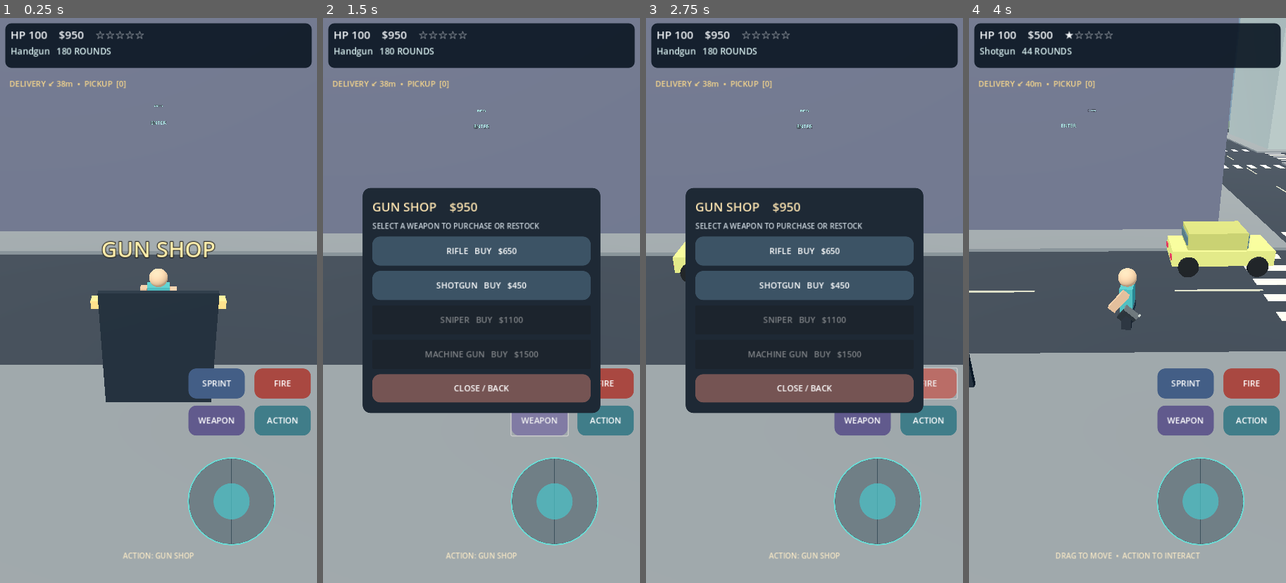
Above: before the commit, frames 1-4 (left to right).
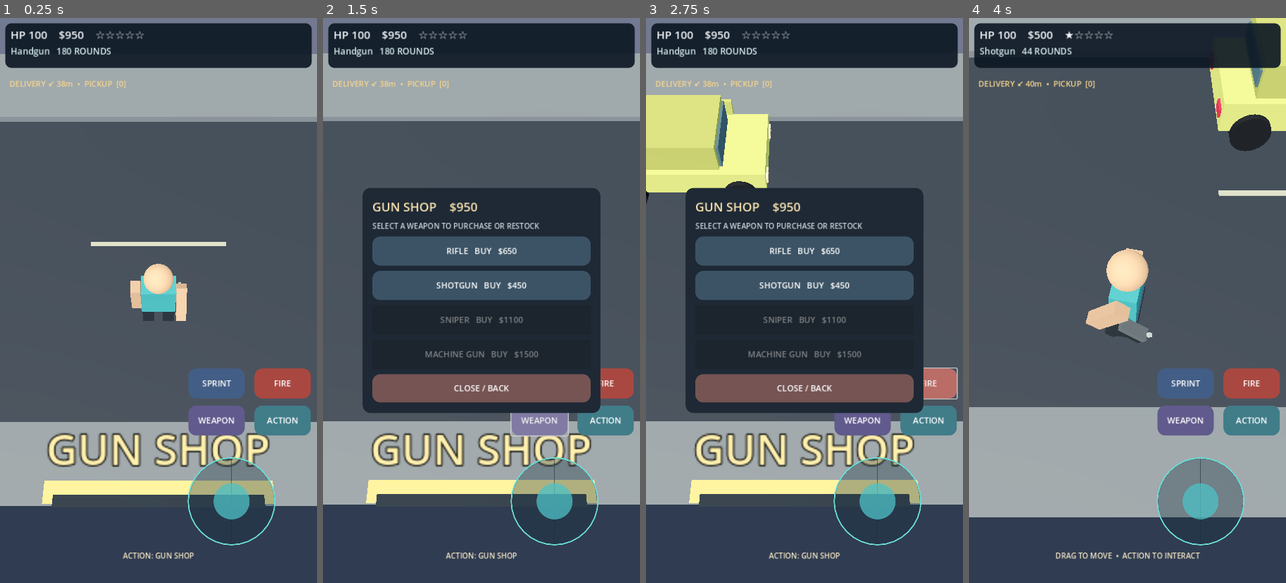
Above: after the commit, the same moments.

Repository: shejklgaia-png/Gt_a_like_game
Game: Godot game, scene res://scenes/main.tscn
Two runs of this game, one before a commit and one after it. Both use one fixed random seed, a clock stepped at 60 frames per second and the inputs below.
Inputs (mouse positions are in pixels of both pictures, inside the frame that each line leads up to):
- Up to frame 1 (0.25 s): no input
- Up to frame 2 (1.5 s): click "ACTION" at 0.5 s; click "WEAPON" at 1.25 s
- Up to frame 3 (2.75 s): click "FIRE" at 2 s
- Up to frame 4 (4 s): tap Enter at 2.75 s; move the mouse to (1197, 272) at 2.77 s; hold D 2.78-3.5 s; hold Shift 2.78-3.5 s; click (1197, 272) at 2.92 s; tap Space at 3.02, 3.32 s; tap E at 3.05 s; drag from (1064, 328) to (1111, 413) at 3.52 s

The runs differ from the first frame. In frame 1, 64% of the frame differs, in the area x 0-100%, y 6-100%; in frame 2, 45%; in frame 3, 46%; in frame 4, 54%.

Commit message:
Integrate orbit collision camera, precise per-weapon raycasts, damage FX, melee and carjack animation

Diff:
--- a/scripts/main.gd
+++ b/scripts/main.gd
@@ -4,6 +4,7 @@
 const HeroScript = preload("res://scripts/hero.gd")
 const InteriorScript = preload("res://scripts/interior.gd")
 const Shapes = preload("res://scripts/shape_factory.gd")
+const Fx = preload("res://scripts/combat_fx.gd")
 
 const WEAPONS := [
 	{"id": "Handgun", "price": 0, "damage": 25.0, "rate": 0.29, "range": 50.0, "ammo": 180},
@@ -40,6 +41,14 @@
 var mission_marker_label: Label3D
 var deliveries: int = 0
 var autosave_clock: float = 0.0
+var camera_yaw: float = 0.0
+var camera_pitch: float = deg_to_rad(64.0)
+var camera_distance: float = 9.1
+var camera_touch: int = -1
+var camera_mouse: bool = false
+var carjack_busy: bool = false
+var death_pending: bool = false
+var hurt_overlay: ColorRect
 
 var ui: Control
 var status_label: Label
@@ -80,11 +89,14 @@
 	camera.current = true
 	camera.far = 270.0
 	add_child(camera)
-	camera.position = hero.position + Vector3(0, 7, 12)
+	camera.position = hero.position + Vector3(0, 7.4, 4.1)
 	camera.look_at(hero.position + Vector3(0, 1.0, 0))
+	hero.damaged.connect(on_hero_damaged)
+	hero.died.connect(on_hero_died)
 	for person in city.people:
 		connect_actor(person)
 	load_game()
+	hero.equip_weapon(String(selected_gun()["id"]))
 	setup_ui()
 	make_mission_marker()
 	get_viewport().size_changed.connect(layout_ui)
@@ -121,28 +133,25 @@
 	if shop_panel != null and shop_panel.visible:
 		return
 	var motion := read_motion()
-	if indoors or car_driven == null:
-		hero.walk(motion, sprint_enabled or Input.is_key_pressed(KEY_SHIFT), camera, delta)
-	else:
-		car_driven.drive_input = motion
-		car_driven.nitro = sprint_enabled or Input.is_key_pressed(KEY_SHIFT)
-		hero.global_position = car_driven.global_position + Vector3(0, 2.0, 0)
-	if wanted > 0 and not indoors:
+	if not carjack_busy and not hero.dead:
+		if indoors or car_driven == null:
+			hero.walk(motion, sprint_enabled or Input.is_key_pressed(KEY_SHIFT), camera, delta)
+		else:
+			car_driven.drive_input = motion
+			car_driven.nitro = sprint_enabled or Input.is_key_pressed(KEY_SHIFT)
+			hero.global_position = car_driven.global_position + Vector3(0, 2.0, 0)
+	if wanted > 0 and not indoors and not hero.dead:
 		for officer_node in city.police_root.get_children():
 			var officer := officer_node as PocketActor
-			if not is_instance_valid(officer):
+			if not is_instance_valid(officer) or officer.dead:
 				continue
 			officer.engage = true
 			officer.chase_target = car_driven if car_driven != null else hero
 			var focus := car_driven.global_position if car_driven != null else hero.global_position
-			if officer.global_position.distance_to(focus) < 12.0 and officer.strike_cooldown <= 0.0:
-				officer.strike_cooldown = 1.7
-				hero.hurt(7.0 + float(wanted))
-				if hero.hp <= 0.0:
-					busted()
+			if officer.global_position.distance_to(focus) < 2.9:
+				officer.try_baton_attack(hero, 7.0 + float(wanted))
 			elif officer.global_position.distance_to(focus) > 95.0:
 				officer.queue_free()
-
 
 func _process(delta: float) -> void:
 	autosave_clock += delta
@@ -185,18 +194,39 @@
 
 func update_camera(delta: float) -> void:
 	var focus := hero.global_position
-	var desired := focus + Vector3(0, 7.2, 12.0)
-	if indoors:
-		desired = focus + Vector3(0.0, 11.0, 6.4)
-	elif car_driven != null:
+	if car_driven != null:
 		focus = car_driven.global_position
-		desired = focus + car_driven.global_transform.basis.z * 11.5 + Vector3(0, 6.3, 0)
-	camera.global_position = camera.global_position.lerp(desired, clampf(delta * (8.0 if indoors else 5.0), 0.0, 1.0))
-	camera.look_at(focus + Vector3(0, 1.1, 0), Vector3.UP)
+	var elevation := 0.95 if car_driven == null else 1.55
+	var look_at_position := focus + Vector3(0.0, elevation, 0.0)
+	var arm_distance := camera_distance * (1.17 if car_driven != null else 1.0)
+	var horizontal := cos(camera_pitch) * arm_distance
+	var offset := Vector3(sin(camera_yaw) * horizontal, sin(camera_pitch) * arm_distance, cos(camera_yaw) * horizontal)
+	var requested := look_at_position + offset
+	var params := PhysicsRayQueryParameters3D.create(look_at_position, requested)
+	params.exclude = [hero.get_rid()]
+	if is_instance_valid(car_driven):
+		params.exclude.append(car_driven.get_rid())
+	var obstruction := get_world_3d().direct_space_state.intersect_ray(params)
+	var obstructed := not obstruction.is_empty()
+	var destination := requested
+	if obstructed:
+		var point: Vector3 = obstruction["position"]
+		var direction := (requested - look_at_position).normalized()
+		destination = point - direction * 0.48
+		if destination.distance_to(look_at_position) < 1.25:
+			destination = look_at_position + direction * 1.25
+	var smooth := 14.0 if obstructed else (9.0 if indoors else 7.5)
+	camera.global_position = camera.global_position.lerp(destination, clampf(delta * smooth, 0.0, 1.0))
+	camera.look_at(look_at_position, Vector3.UP)
+
+
+func rotate_camera(relative: Vector2) -> void:
+	camera_yaw = wrapf(camera_yaw - relative.x * 0.008, -PI, PI)
+	camera_pitch = clampf(camera_pitch + relative.y * 0.0055, deg_to_rad(42.0), deg_to_rad(78.0))
 
 
 func shoot() -> void:
-	if indoors or shoot_clock > 0.0 or (shop_panel != null and shop_panel.visible):
+	if hero.dead or carjack_busy or shoot_clock > 0.0 or (shop_panel != null and shop_panel.visible):
 		return
 	var gun := selected_gun()
 	var gun_id: String = gun["id"]
@@ -204,68 +234,106 @@
 		return
 	shoot_clock = float(gun["rate"])
 	ammunition[gun_id] = int(ammunition.get(gun_id, 0)) - 1
-	var origin := hero.global_position + Vector3(0, 1.36, 0)
-	var forward := -hero.body_visual.global_transform.basis.z
-	if car_driven != null:
-		origin = car_driven.global_position + Vector3(0, 1.55, -0.4)
-		forward = -car_driven.global_transform.basis.z
+	var forward := -camera.global_transform.basis.z
 	forward.y = 0.0
 	forward = forward.normalized()
-	var best_actor: PocketActor
+	if forward.length_squared() < 0.2:
+		forward = Vector3.FORWARD
+	var origin := hero.muzzle.global_position
+	if car_driven != null:
+		origin = car_driven.global_position + Vector3(0, 1.6, 0) - car_driven.global_transform.basis.z * 2.25
+	else:
+		hero.face_direction(forward, 1.0)
+		hero.kick_recoil(0.55 if gun_id == "Shotgun" else 0.25)
+		origin = hero.muzzle.global_position
+	var aim := forward
 	var best_rank := INF
-	var max_range := float(gun["range"])
-	var potential: Array[Node] = city.person_root.get_children() + city.police_root.get_children()
-	for node in potential:
-		var a := node as PocketActor
-		if not is_instance_valid(a):
+	var cone_angle := deg_to_rad(4.0 if gun_id == "Sniper" else 12.0)
+	var actors: Array[Node] = city.person_root.get_children() + city.police_root.get_children() if not indoors else []
+	for item in actors:
+		var candidate := item as PocketActor
+		if not is_instance_valid(candidate) or candidate.dead:
 			continue
-		var to_actor := a.global_position + Vector3(0, 1.2, 0) - origin
-		var distance := to_actor.length()
-		if distance > max_range or distance < 0.4:
+		var toward := candidate.global_position + Vector3(0, 1.05, 0) - origin
+		var dist := toward.length()
+		if dist > float(gun["range"]) or dist < 0.5:
 			continue
-		var alignment := forward.dot(to_actor.normalized())
-		if alignment < (0.90 if gun_id == "Sniper" else 0.72):
+		var alignment := forward.dot(toward.normalized())
+		if alignment <= cos(cone_angle):
 			continue
-		var rank := distance * (1.0 + (1.0 - alignment) * 5.0)
+		var rank := dist * (1.0 + (1.0 - alignment) * 10.0)
 		if rank < best_rank:
 			best_rank = rank
-			best_actor = a
-	var shot_to := origin + forward * minf(max_range, 42.0)
-	if best_actor != null:
-		var aim := best_actor.global_position + Vector3(0, 1.0, 0)
-		var ray := PhysicsRayQueryParameters3D.create(origin, aim)
-		if car_driven != null:
-			ray.exclude = [car_driven.get_rid()]
-		else:
-			ray.exclude = [hero.get_rid()]
-		var hit := get_world_3d().direct_space_state.intersect_ray(ray)
-		if hit.is_empty() or hit.get("collider") == best_actor:
-			shot_to = aim
-			best_actor.hit(float(gun["damage"]))
-	add_tracer(origin, shot_to)
-	if wanted == 0:
+			aim = toward.normalized()
+	var pellet_count := 8 if gun_id == "Shotgun" else 1
+	var angular_spread := 2.0
+	match gun_id:
+		"Handgun":
+			angular_spread = 1.9
+		"Rifle":
+			angular_spread = 1.0
+		"Shotgun":
+			angular_spread = 7.0
+		"Sniper":
+			angular_spread = 0.18
+		"Machine Gun":
+			angular_spread = 3.1
+	var total_hits: Dictionary = {}
+	var hit_positions: Dictionary = {}
+	var excludes: Array[RID] = [hero.get_rid()]
+	if is_instance_valid(car_driven):
+		excludes.append(car_driven.get_rid())
+	Fx.flash(self, origin, 1.6 if gun_id == "Shotgun" else 1.0)
+	for pellet in range(pellet_count):
+		var rad := deg_to_rad(angular_spread)
+		var r := sqrt(randf()) * rad
+		var theta := randf() * TAU
+		var spread_dir := aim.rotated(Vector3.UP, cos(theta) * r)
+		var lateral := spread_dir.cross(Vector3.UP).normalized()
+		if lateral.length_squared() > 0.1:
+			spread_dir = spread_dir.rotated(lateral, sin(theta) * r)
+		spread_dir = spread_dir.normalized()
+		var to := origin + spread_dir * float(gun["range"])
+		var ray := PhysicsRayQueryParameters3D.create(origin, to)
+		ray.exclude = excludes
+		var collision := get_world_3d().direct_space_state.intersect_ray(ray)
+		var endpoint := to
+		if not collision.is_empty():
+			endpoint = collision["position"]
+			var collider: Object = collision["collider"]
+			if collider is PocketActor and not (collider as PocketActor).dead:
+				total_hits[collider] = float(total_hits.get(collider, 0.0)) + float(gun["damage"]) / float(pellet_count)
+				hit_positions[collider] = endpoint
+			elif pellet < 3:
+				Fx.impact(self, endpoint, Color("#f9c884"))
+		if pellet_count == 1 or pellet % 2 == 0:
+			Fx.tracer(self, origin, endpoint, 0.022 if gun_id == "Sniper" else 0.034, Color("#ffd16b"), 0.10 if gun_id == "Sniper" else 0.065)
+	for actor in total_hits:
+		if is_instance_valid(actor):
+			(actor as PocketActor).hit(float(total_hits[actor]))
+	if wanted == 0 and not indoors:
 		add_wanted(1)
 
 
-func add_tracer(start: Vector3, finish: Vector3) -> void:
-	var span := finish - start
-	if span.length_squared() < 0.02:
-		return
-	var bullet := MeshInstance3D.new()
-	var cylinder := CylinderMesh.new()
-	cylinder.top_radius = 0.025
-	cylinder.bottom_radius = 0.025
-	cylinder.height = span.length()
-	bullet.mesh = cylinder
-	bullet.material_override = Shapes.material(Color("#ffcd63"))
-	bullet.position = (start + finish) * 0.5
-	bullet.quaternion = Quaternion(Vector3.UP, span.normalized())
-	add_child(bullet)
-	get_tree().create_timer(0.065).timeout.connect(func() -> void:
-		if is_instance_valid(bullet):
-			bullet.queue_free()
+func on_hero_damaged(points: float) -> void:
+	Fx.impact(self, hero.global_position + Vector3(0.0, 1.45, 0.0), Color("#ff7371"), points)
+	if is_instance_valid(hurt_overlay):
+		hurt_overlay.color = Color(0.83, 0.09, 0.08, 0.27)
+		var fading := create_tween()
+		fading.tween_property(hurt_overlay, "color:a", 0.0, 0.46)
+
+
+func on_hero_died() -> void:
+	if death_pending:
+		return
+	death_pending = true
+	if is_instance_valid(car_driven):
+		exit_car()
+	get_tree().create_timer(2.5).timeout.connect(func() -> void:
+		if is_inside_tree():
+			busted()
+		death_pending = false
 	)
-
 
 func on_actor_injured(actor: PocketActor) -> void:
 	if not actor.has_meta("crime_recorded"):
@@ -283,6 +351,8 @@
 
 
 func busted() -> void:
+	if indoors:
+		leave_interior()
 	if car_driven != null:
 		exit_car()
 	hero.position = Vector3(18.0, 0.35, -34.0)
@@ -304,9 +374,12 @@
 func next_weapon() -> void:
 	current_weapon = (current_weapon + 1) % owned_weapons.size()
 	shoot_clock = 0.0
+	hero.equip_weapon(String(selected_gun()["id"]))
 
 
 func interaction() -> void:
+	if hero.dead or carjack_busy:
+		return
 	if shop_panel.visible:
 		close_shop()
 		return
@@ -333,14 +406,32 @@
 
 
 func enter_car(car: PocketVehicle) -> void:
-	car_driven = car
-	car.occupied = true
-	car.drive_speed = car.npc_speed
-	hero.visible = false
-	var body := hero.get_node("CollisionShape3D") as CollisionShape3D
-	body.set_deferred("disabled", true)
-	add_wanted(1)
-
+	if carjack_busy or car.occupied or car.being_stolen:
+		return
+	carjack_busy = true
+	car.being_stolen = true
+	car.open_driver_door(true)
+	hero.start_carjack()
+	var destination := car.entrance_point()
+	hero.face_direction(-car.global_transform.basis.x, 1.0)
+	var tween := create_tween()
+	tween.tween_property(hero, "global_position", Vector3(destination.x, 0.35, destination.z), 0.42).set_trans(Tween.TRANS_SINE)
+	tween.tween_interval(0.36)
+	tween.tween_callback(func() -> void:
+		if not is_instance_valid(car) or not is_instance_valid(hero):
+			carjack_busy = false
+			return
+		car_driven = car
+		car.occupied = true
+		car.being_stolen = false
+		car.open_driver_door(false)
+		hero.stop_carjack()
+		hero.visible = false
+		var collider := hero.get_node("CollisionShape3D") as CollisionShape3D
+		collider.set_deferred("disabled", true)
+		carjack_busy = false
+		add_wanted(1)
+	)
 
 func exit_car() -> void:
 	if car_driven == null:
